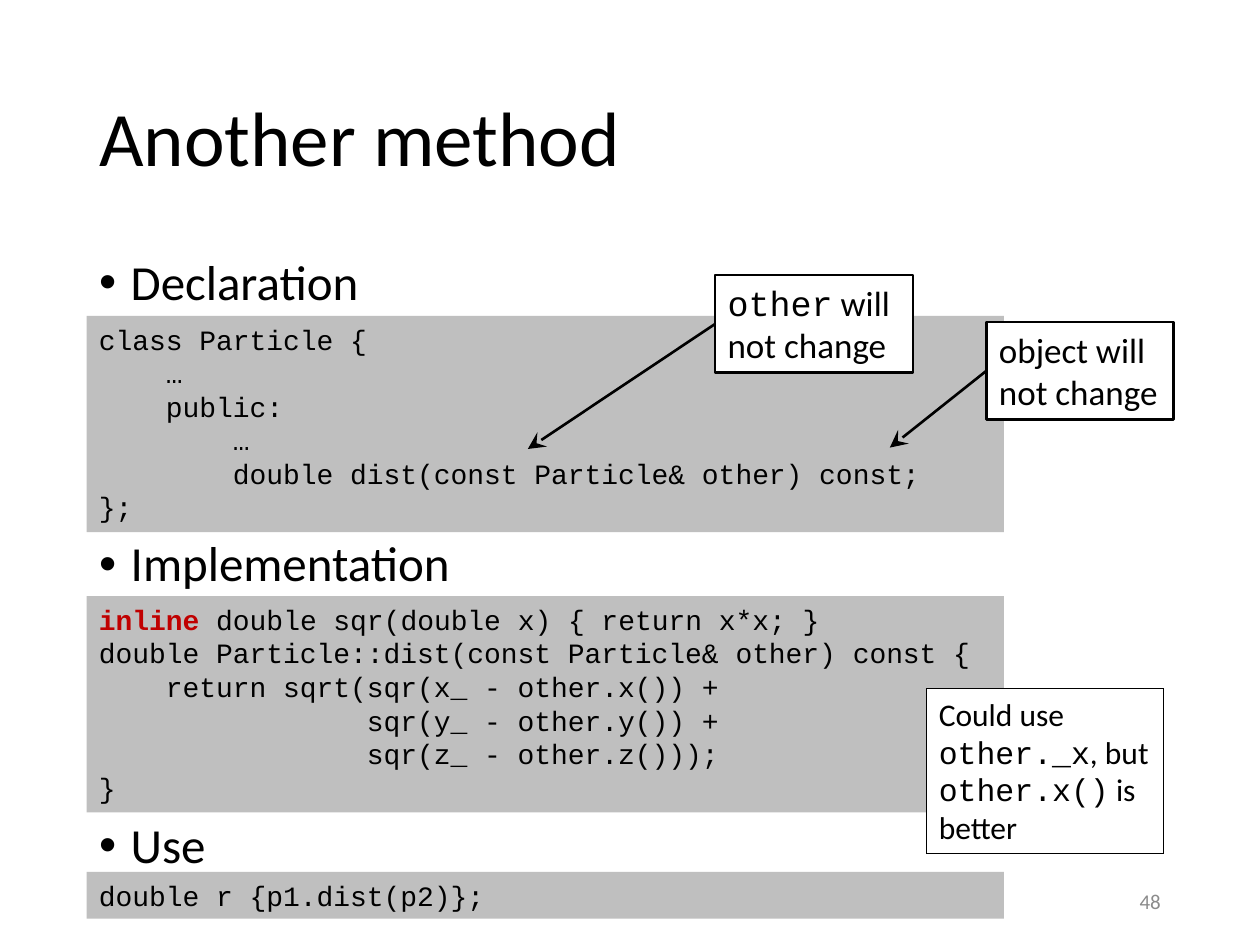
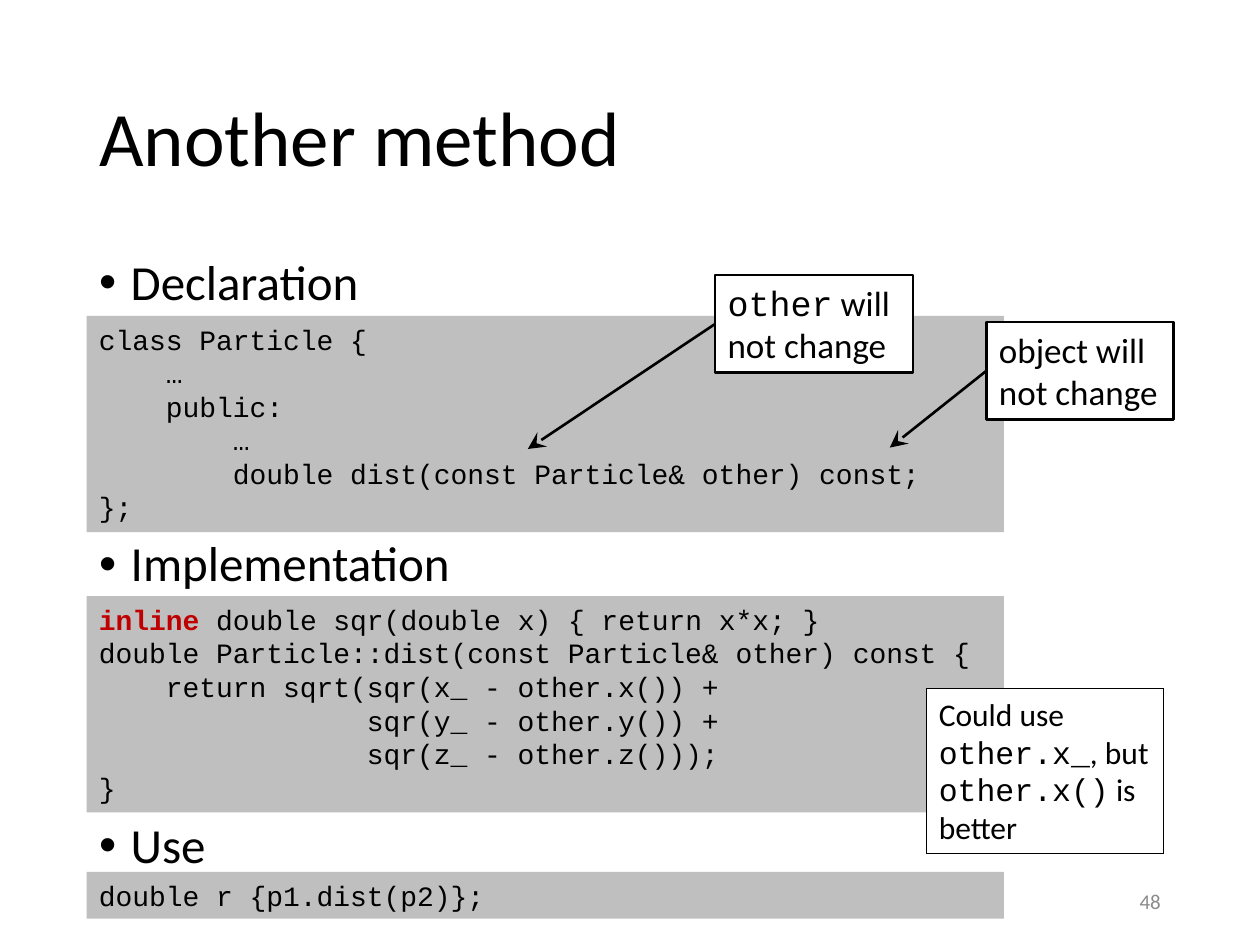
Before and after one commit to gjbex/training-material, a slide deck: slide 48 of CPlusPlus/scientific_cpp.pptx. Drawn at 1260x945 pixels with LibreOffice and Linux fonts; fonts in the diff are those of the drawing. Boxes give left, top, right and bottom in pixels: in the first picture for what was removed or moved away, otherwise in the second. Text is boxed around its words. In the diff, an @@ line names an element or a change of style, - is before the commit and + after.

Commit message:
Fix typos

```diff
--- a/CPlusPlus/scientific_cpp.pptx
+++ b/CPlusPlus/scientific_cpp.pptx
@@ text in rectangle at <box>939,704,1149,840</box>: text changed @@
-Could use
-other._x, but
-other.x() is
-better
+Could use
+other.x_, but
+other.x() is
+better
```
Also in this commit, not shown: 8 other slides changed.
